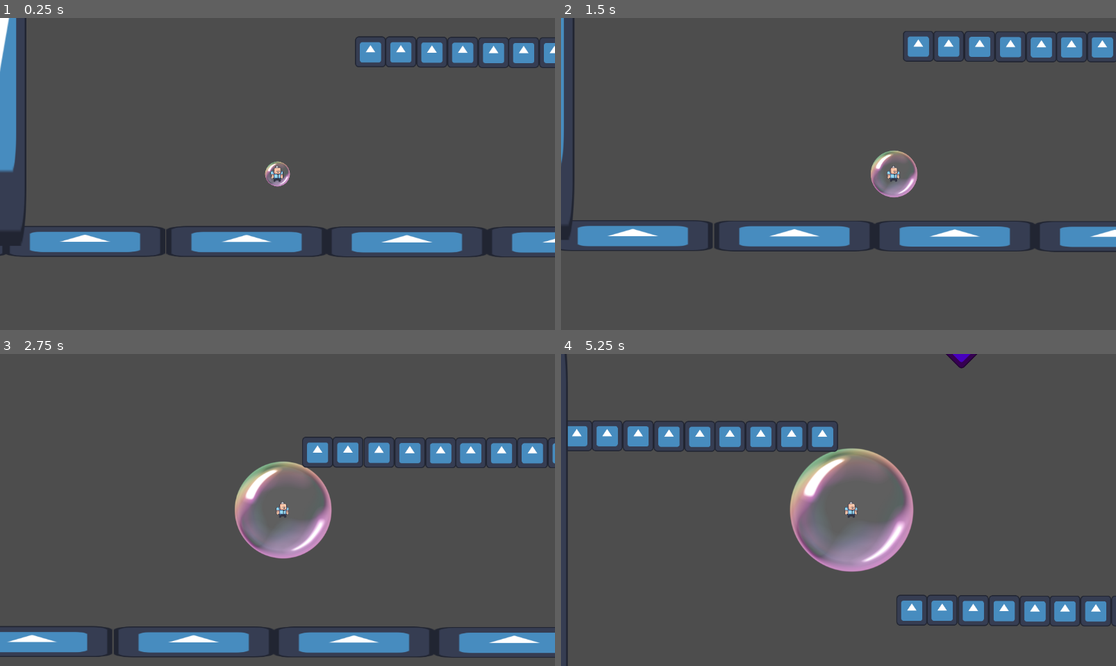
Above: before the commit, frames 1-4 (two rows, left to right).
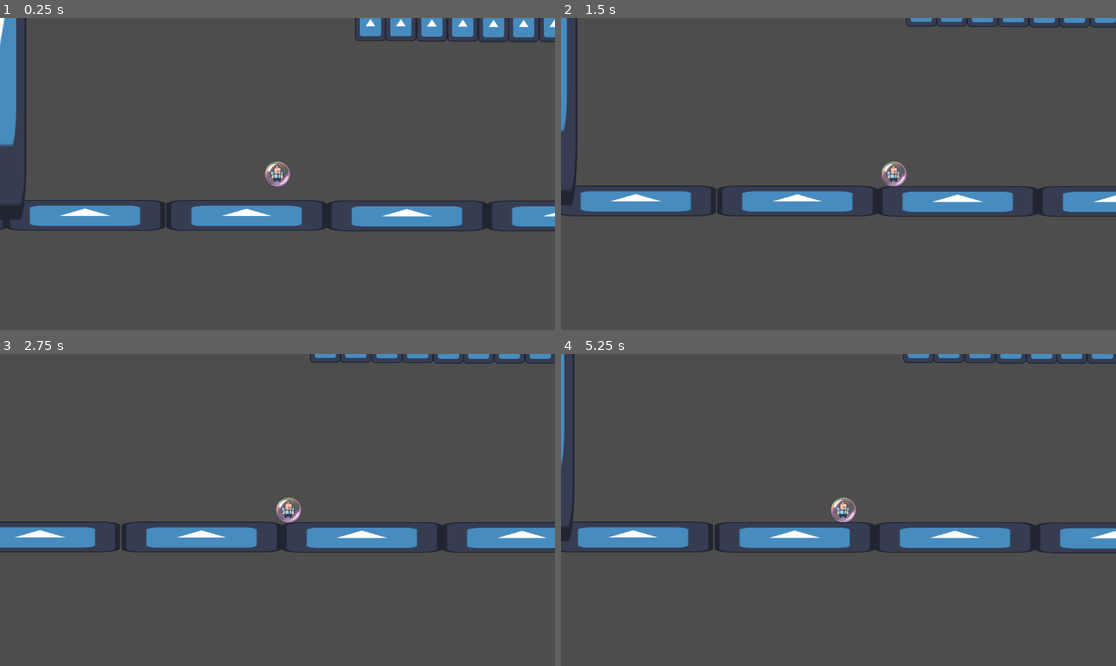
Above: after the commit, the same moments.

Repository: rcgRaf/bubbbleaway
Game: Godot game, scene res://scenes/levels/main_scene.tscn
Same seed, same stepped clock (60 frames per second), same inputs: the game is played once before the commit and once after it. The engine's default icon, where the game draws it, is replaced by a stand-in: a white triangle on a blue panel in a dark square.
Inputs:
- Up to frame 1 (0.25 s): no input
- Up to frame 2 (1.5 s): tap Enter (ui_accept) at 0.5, 0.6, 0.77, 1.07, 1.35 s; hold Right (ui_right) from 0.53 s (still down)
- Up to frame 3 (2.75 s): tap Enter (ui_accept) at 1.52, 1.82, 2.1 s; release Right (ui_right) at 2.03 s; hold Left (ui_left) from 2.03 s (still down)
- Up to frame 4 (5.25 s): tap Enter (ui_accept) at 2.85, 3.02, 3.32, 3.6, 3.77, 4.07, 4.35, 4.52, 4.82, 5.1 s; release Left (ui_left) at 4.28 s; hold Right (ui_right) from 4.28 s (still down)

The runs differ from the first frame. In frame 1, 16% of the frame differs, in the area x 0-100%, y 0-77%; in frame 2, 16%; in frame 3, 18%, in the area x 0-100%, y 0-98%; in frame 4, 17%.

Commit message:
Rework bubble health and scale

Diff:
--- a/scenes/entities/bubble.tscn
+++ b/scenes/entities/bubble.tscn
@@ -48,6 +48,12 @@
 point_count = 2
 metadata/_snap_enabled = true
 
+[sub_resource type="Curve" id="Curve_ku5pk"]
+min_value = -2.0
+max_value = 2.0
+_data = [Vector2(0, 2.98023e-08), 0.0, -0.312962, 0, 0, Vector2(0.0868132, -0.169143), 0.0, 0.0, 0, 0, Vector2(0.381319, 0.989714), 9.04127, 9.04127, 0, 0, Vector2(0.82967, 0.722286), 0.0, 0.0, 0, 0, Vector2(0.928571, 1.22743), 0.0, 0.0, 0, 0, Vector2(1, 1.01257), 0.444737, 0.0, 0, 0]
+point_count = 6
+
 [sub_resource type="CircleShape2D" id="CircleShape2D_asxnn"]
 radius = 50.0
 
@@ -176,6 +182,7 @@
 [node name="CharacterBody2D" type="CharacterBody2D"]
 script = ExtResource("1_48tqw")
 blowdown_curve = SubResource("Curve_32khb")
+animation_curve = SubResource("Curve_ku5pk")
 
 [node name="BubbleCollisionShape" type="CollisionShape2D" parent="."]
 shape = SubResource("CircleShape2D_asxnn")
@@ -205,9 +212,7 @@
 [node name="AnimatedSprite2D" type="AnimatedSprite2D" parent="."]
 position = Vector2(4, -4)
 sprite_frames = SubResource("SpriteFrames_yjose")
-frame_progress = 0.778659
-
-[node name="player_sprite" type="Sprite2D" parent="."]
+frame_progress = 0.184931
 
 [node name="Camera2D" type="Camera2D" parent="."]
 zoom = Vector2(0.5, 0.5)
--- a/scenes/environment/obstacle.tscn
+++ b/scenes/environment/obstacle.tscn
@@ -8,16 +8,20 @@
 
 [node name="Obstacle" type="Area2D"]
 script = ExtResource("1_n3tn4")
+damage = 1
 
 [node name="Sprite2D" type="Sprite2D" parent="."]
 self_modulate = Color(1, 0, 1, 1)
 rotation = 0.785398
-scale = Vector2(1, 1)
 texture = ExtResource("1_iiqpo")
 
 [node name="CollisionShape2D" type="CollisionShape2D" parent="."]
 rotation = 0.785398
-scale = Vector2(1, 1)
 shape = SubResource("RectangleShape2D_kvv6u")
 
+[node name="Timer" type="Timer" parent="."]
+wait_time = 3.0
+one_shot = true
+
 [connection signal="body_entered" from="." to="." method="_on_body_entered"]
+[connection signal="timeout" from="Timer" to="." method="set_active"]
--- a/scripts/obstacle.gd
+++ b/scripts/obstacle.gd
@@ -1,7 +1,14 @@
 extends Area2D
 
+@export var damage:= 5
+var is_enabled = true
+
+func set_active():
+	is_enabled = true
+
 func _on_body_entered(body: Node2D) -> void:
-	if body is PlayerController:
+	if is_enabled and body is PlayerController:
+		is_enabled = false
 		var playerBubble = body as PlayerController
-		playerBubble.set_bubble_scale(playerBubble.get_bubble_scale() / 2.0)
-	pass # Replace with function body.
+		playerBubble.take_damage(damage)
+		$Timer.start(3)
--- a/scripts/player/bubble.gd
+++ b/scripts/player/bubble.gd
@@ -6,6 +6,54 @@
 
 @export var num : float
 @export var blowdown_curve: Curve
+
+var health = 1
+const max_health = 10
+
+func take_damage(amount: int):
+	health -= amount
+	if health < 0:
+		die()
+		#health = 5
+	start_squish_animation()
+	print("taking damage")
+
+func heal(amount: int):
+	health = min(health + amount, max_health)
+	start_squish_animation()
+	print("healing")
+
+func die():
+	print("you died")
+	pass
+
+
+
+
+@onready var bubble_sprite:= $BubbleCollisionShape # $AnimatedSprite2D
+#@onready var character_anim_sprite:= $AnimatedSprite2D
+@export var animation_curve: Curve
+@onready var DEFAULT_SCALE: Vector2 = bubble_sprite.scale
+@onready var SQUISH_SCALE: Vector2 = DEFAULT_SCALE * 2.0
+const ANIMATION_DURATION := 0.5
+var animation_time_passed := 0.0
+var is_animating := false
+
+func start_squish_animation():
+	is_animating = true
+	animation_time_passed = 0.0
+	DEFAULT_SCALE = bubble_sprite.scale
+	SQUISH_SCALE = Vector2(1,1) * health * 0.5
+
+func play_squish_animation(delta):
+	if is_animating:
+		animation_time_passed += delta
+		bubble_sprite.scale = DEFAULT_SCALE.lerp(SQUISH_SCALE, animation_curve.sample(animation_time_passed / ANIMATION_DURATION))
+
+		if animation_time_passed >= ANIMATION_DURATION:
+			animation_time_passed = 0.0
+			is_animating = false
+
 
 const SPEED = 300.0
 const JUMP_VELOCITY = -400.0
@@ -19,14 +67,28 @@
 
 var upwards_force := 0.0
 
+var is_looking_right = true
+
+
+func _process(delta: float) -> void:
+	if Input.is_action_just_pressed("ui_wp"):
+		heal(1)
+	elif Input.is_action_just_pressed("ui_down"):
+		take_damage(1)
+
+	#if Input.is_action_just_pressed("ui_accept"):
+		#start_squish_animation()
+	play_squish_animation(delta)
+	#character_anim_sprite.flip_h = false if is_looking_right else true
+
 func _physics_process(delta: float) -> void:
 	if not is_on_floor():
 		velocity += get_gravity() * delta
 
 	handle_horizontal_movement()
-	handle_bubble_scale(delta)
+	#handle_bubble_scale(delta)
 
-	upwards_force = get_bubble_scale().length()
+	upwards_force = (health - 5) # get_bubble_scale().length() - 5.0
 	velocity.y -= upwards_force * 10
 
 	var collision_info = move_and_collide(velocity * delta)
@@ -68,5 +130,6 @@
 	var direction := Input.get_axis("ui_left", "ui_right")
 	if direction:
 		velocity.x = direction * SPEED
+		is_looking_right = true if direction > 0.0 else false
 	else:
 		velocity.x = move_toward(velocity.x, 0, SPEED)
Not shown: 1 places in scenes/entities/bubble.tscn that only renumber resources
